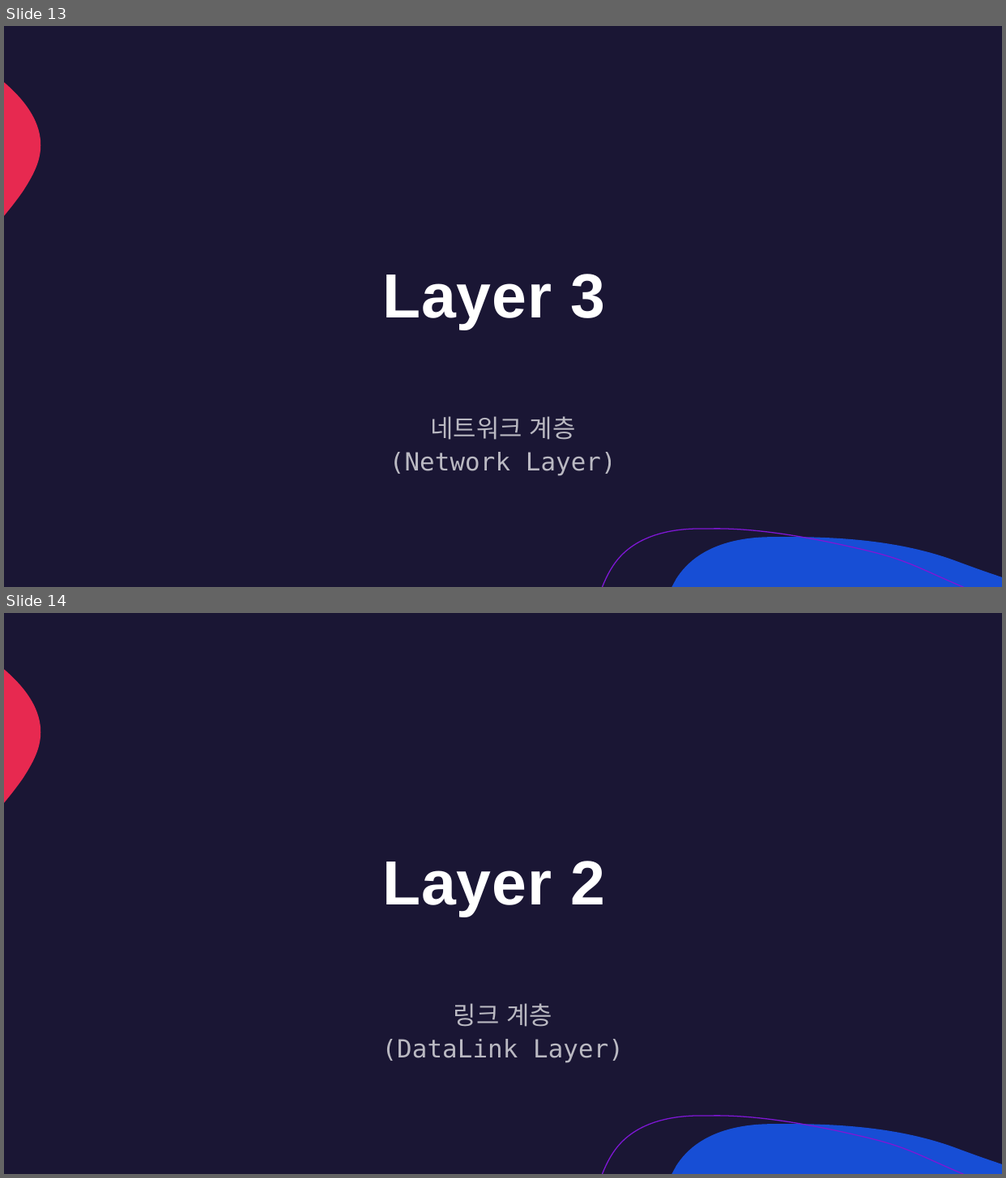
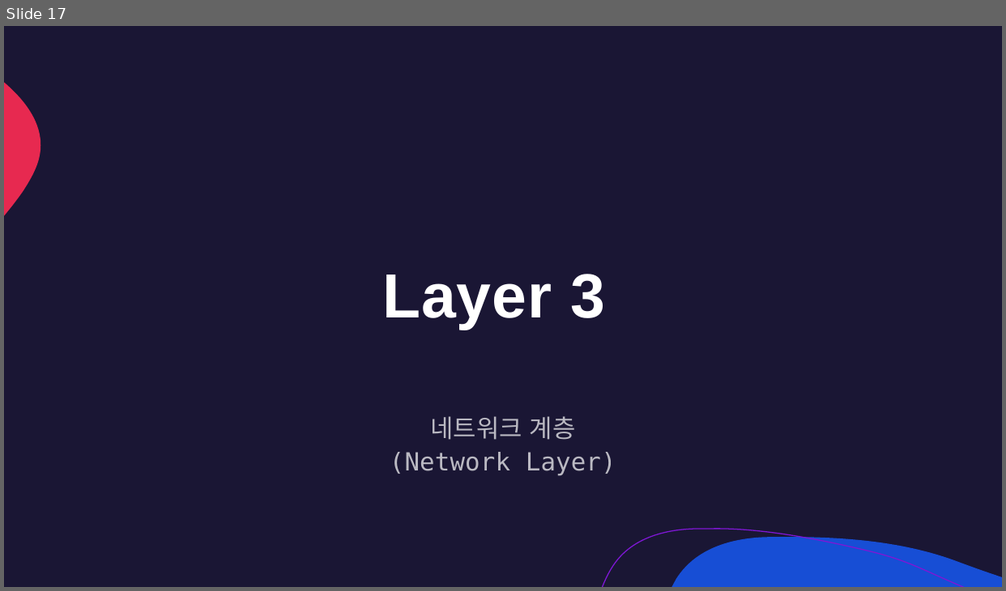
Before and after one commit to lumen4723/2024_network, a slide deck: 2.pptx. Shown one above the other, each under a label of ours: slides 13 and 14 before the commit, slide 17 after it. The pictures are 1006x1178 and 1006x591 pixels, drawn with LibreOffice and Linux fonts; fonts in the diff are those of the drawing. Boxes give left, top, right and bottom in pixels: in the first picture for what was removed or moved away, otherwise in the second. Text is boxed around its words. In the diff, an @@ line names an element or a change of style, - is before the commit and + after.

```diff
--- a/2.pptx
+++ b/2.pptx
@@ slide 14 removed at (4,613,1002,1174), background #1A1634; not listed: 3 template elements that a slide beside it also shows @@
@@ title removed at (382,861,605,917) @@
-Layer 2
@@ subtitle removed at (382,1003,624,1063) @@
-링크 계층
-(DataLink Layer)
@@ what was slide 13 is now slide 17 @@
```
Also in this commit, not shown: 3 slides changed, 16 slides added, 1 other slide removed, 1 other file.
